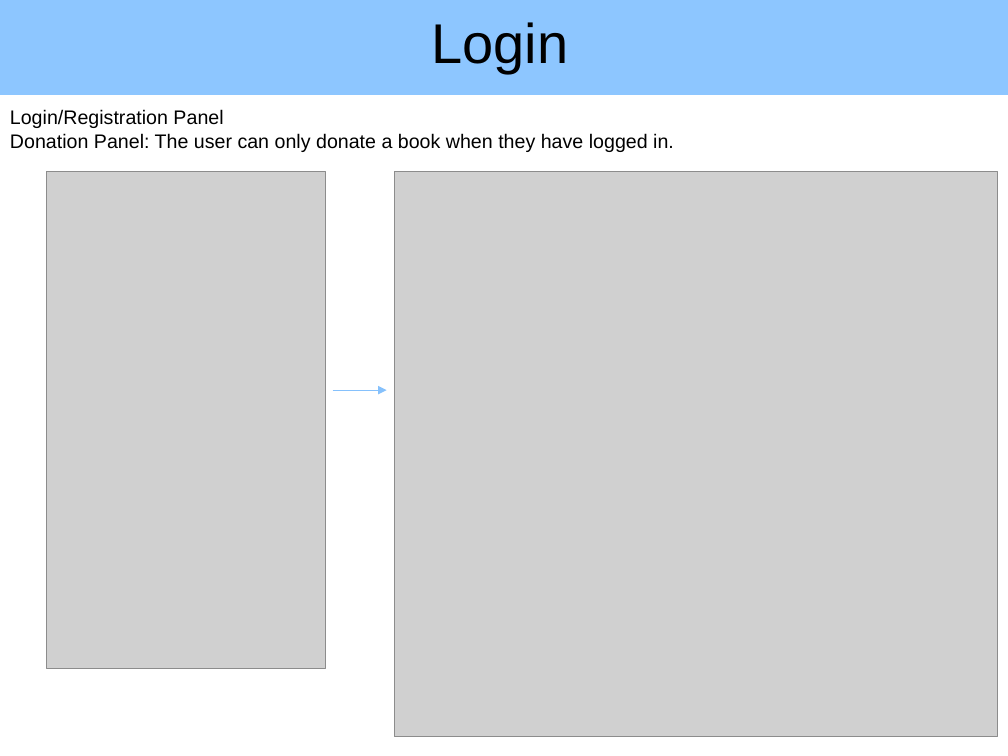
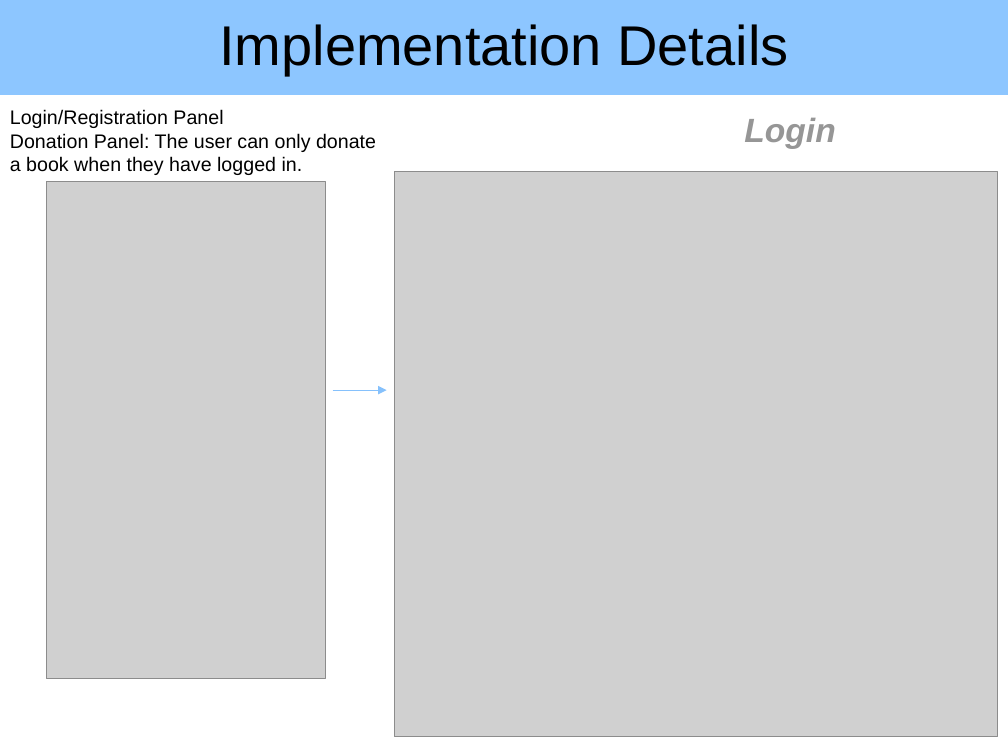
Before and after one commit to thcui/book-exchange, a slide deck: slide 5 of presentation-book-exchange.pptx (slide 3 before the commit). Drawn at 1008x756 pixels with LibreOffice and Linux fonts; fonts in the diff are those of the drawing; grey boxes stand for pictures; background and template pictures are left out. Boxes give left, top, right and bottom in pixels: in the first picture for what was removed or moved away, otherwise in the second. Text is boxed around its words. In the diff, an @@ line names an element or a change of style, - is before the commit and + after.

```diff
--- a/presentation-book-exchange.pptx
+++ b/presentation-book-exchange.pptx
@@ title at bbox=[219, 24, 788, 75]: text changed @@
-Login
+Implementation Details
@@ text "Login/Registration Panel" rewrapped from bbox=[10, 109, 674, 152] to bbox=[10, 109, 376, 175] @@
@@ text added at bbox=[744, 118, 835, 149], 24 pt, text #969696, bold, italic @@
+Login
@@ picture: place and size @@
-picture at bbox=[46, 171, 326, 669]
+picture at bbox=[46, 181, 326, 679]
```
Also in this commit, not shown: 6 other slides changed, 2 slides added.
